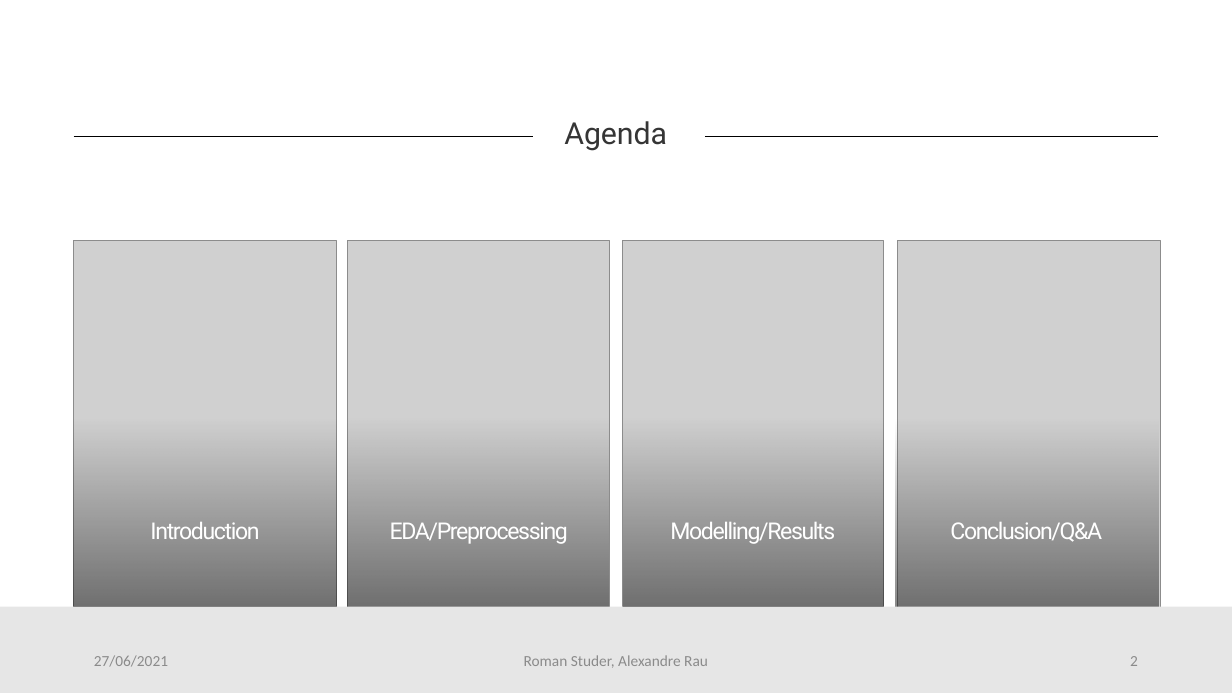
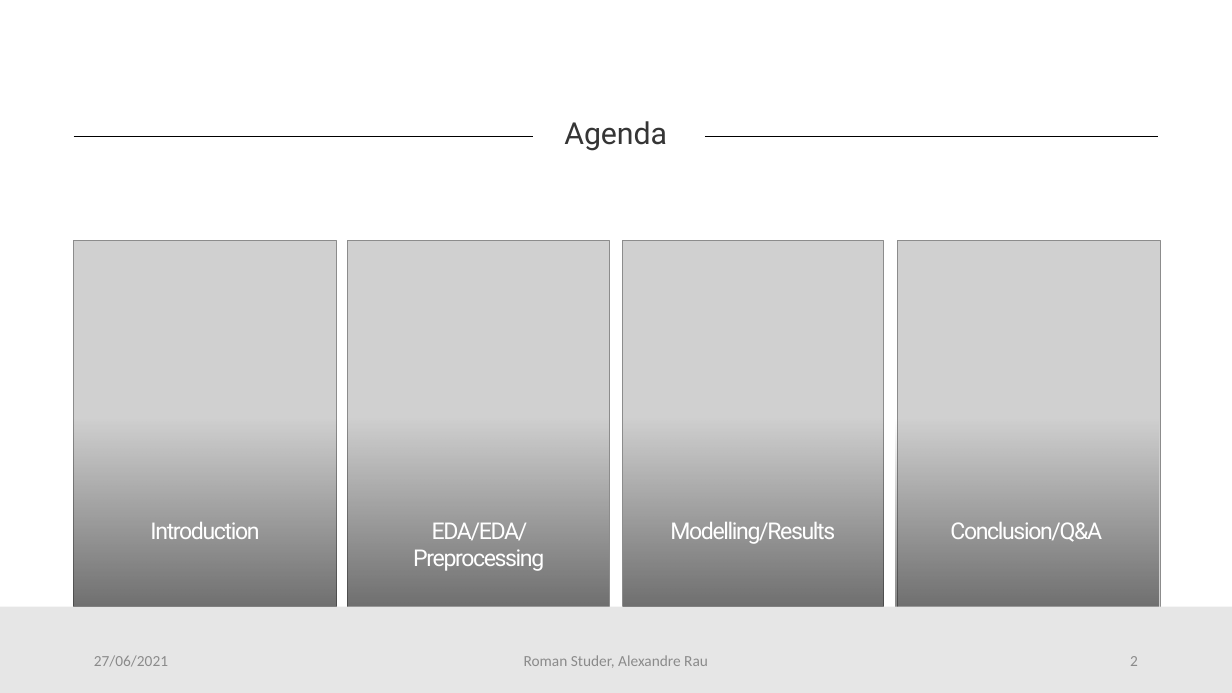
Before and after one commit to CrawTheOne/mirror_-fhnw_ds_fs2021_medical_challenge, a slide deck: slide 2 of presentation/Final_Presentation.pptx. Drawn at 1232x693 pixels with LibreOffice and Linux fonts; fonts in the diff are those of the drawing; grey boxes stand for pictures. Boxes give left, top, right and bottom in pixels: in the first picture for what was removed or moved away, otherwise in the second. Text is boxed around its words. In the diff, an @@ line names an element or a change of style, - is before the commit and + after.

```diff
--- a/presentation/Final_Presentation.pptx
+++ b/presentation/Final_Presentation.pptx
@@ text at [413,522,544,571]: text changed @@
-EDA/Preprocessing
+EDA/EDA/Preprocessing
```
Also in this commit, not shown: 7 other slides changed, 1 slide added, 1 slide removed.
